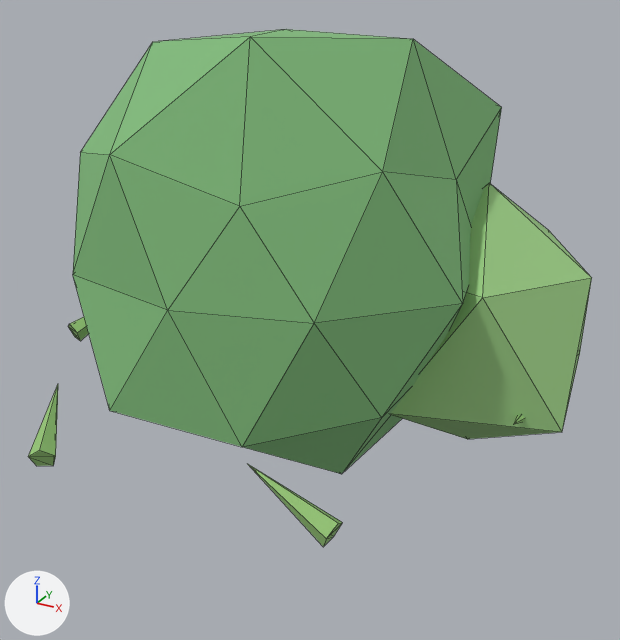
An edit to the glTF model game/isla-ancestral/assets/3d/media/50-Vegetacion_arbusto_redondo.glb, drawn before and after from the same camera.
One viewpoint serves both versions: a 50 mm lens placed at (1.63, -2.8, 1.99), pointed at (0.14, -0.08, 0.63). Arrows for +X, +Y and +Z are at lower left; the lights stay in place. The first picture is the older version. Mesh edges are drawn as thin lines. Vertices at exactly the same position are counted once.

Names of what the first picture shows: 'SM_Arbusto_M_Arbusto', 'SM_Arbusto_M_Arbusto_Claro', 'SM_Arbusto_M_Pasto_Base'.
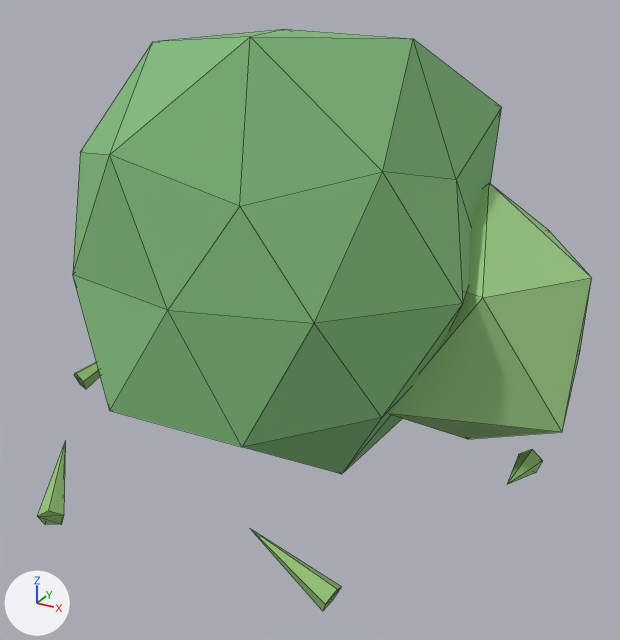
Where the newer file only moved an object's origin or applied its transform, the numbers keep the older frame.

Changed parts and their boxes (x1, y1, x2, y2) in the pictures (620 x 640 px):
'SM_Arbusto_M_Pasto_Base', moved
    before: (28, 317, 525, 547)
    after: (37, 362, 543, 611)

Edits to the bpy script that builds the scene:
```text
Change me_sm_arbusto_m_pasto_base:
    used by ob_sm_arbusto_m_pasto_base; location = (0.0, 0.0, 0.2)
    remove me_sm_arbusto_m_pasto_base.from_pydata(...)  # 36 vertices, 48 faces; spans x -1.11..1.05, y -1.03..1.01, z 0.1..0.27
    add me_sm_arbusto_m_pasto_base.from_pydata(...)  # 36 vertices, 48 faces; spans x -1.11..1.05, y -1.03..1.01, z 0.05..0.22
    me_sm_arbusto_m_pasto_base part 1: the whole mesh is moved by (0.0, 0.0, -0.05)
Change ob_sm_arbusto_m_pasto_base:
    ob_sm_arbusto_m_pasto_base.location: (0.0, 0.0, 0.2) -> (0.0, 0.0, 0.0)
```
